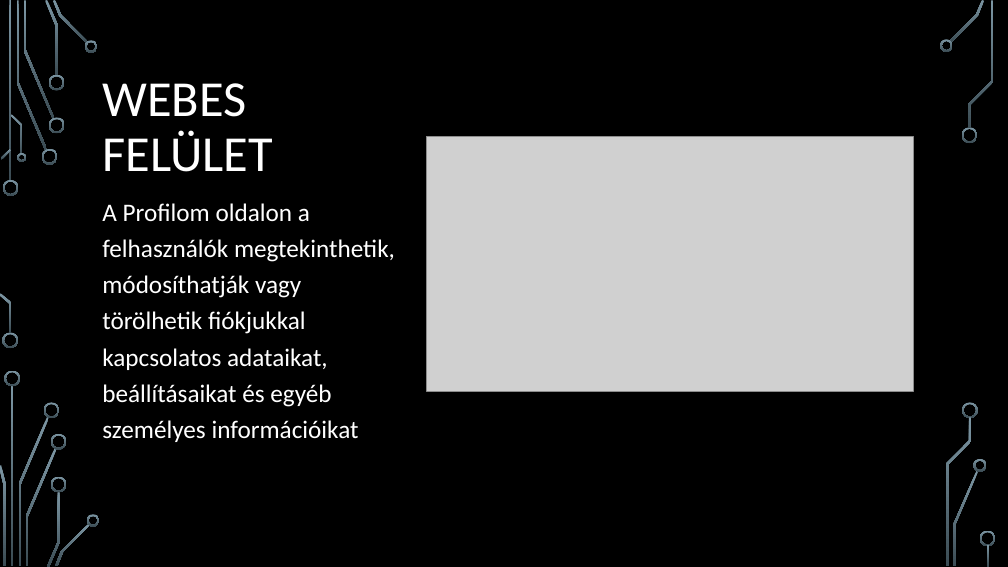
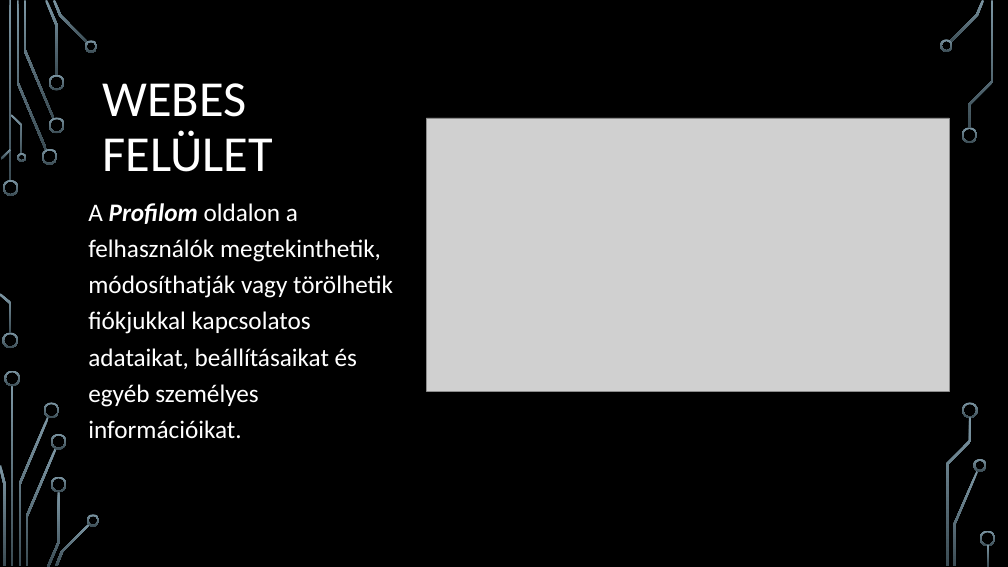
Before and after one commit to MrTahil/hotel, a slide deck: slide 20 of HMZ-rt.pptx. Drawn at 1008x567 pixels with LibreOffice and Linux fonts; fonts in the diff are those of the drawing; grey boxes stand for pictures; background and template pictures are left out. Boxes give left, top, right and bottom in pixels: in the first picture for what was removed or moved away, otherwise in the second. Text is boxed around its words. In the diff, an @@ line names an element or a change of style, - is before the commit and + after.

```diff
--- a/HMZ-rt.pptx
+++ b/HMZ-rt.pptx
@@ picture: place and size @@
-picture at [426,137,913,391]
+picture at [426,118,950,391]
@@ text at [88,203,393,439]: text changed @@
-A Profilom oldalon a felhasználók megtekinthetik, módosíthatják vagy törölhetik fiókjukkal kapcsolatos adataikat, beállításaikat és egyéb személyes információikat
+A Profilom oldalon a felhasználók megtekinthetik, módosíthatják vagy törölhetik fiókjukkal kapcsolatos adataikat, beállításaikat és egyéb személyes információikat.
```
Also in this commit, not shown: 18 other slides changed.
